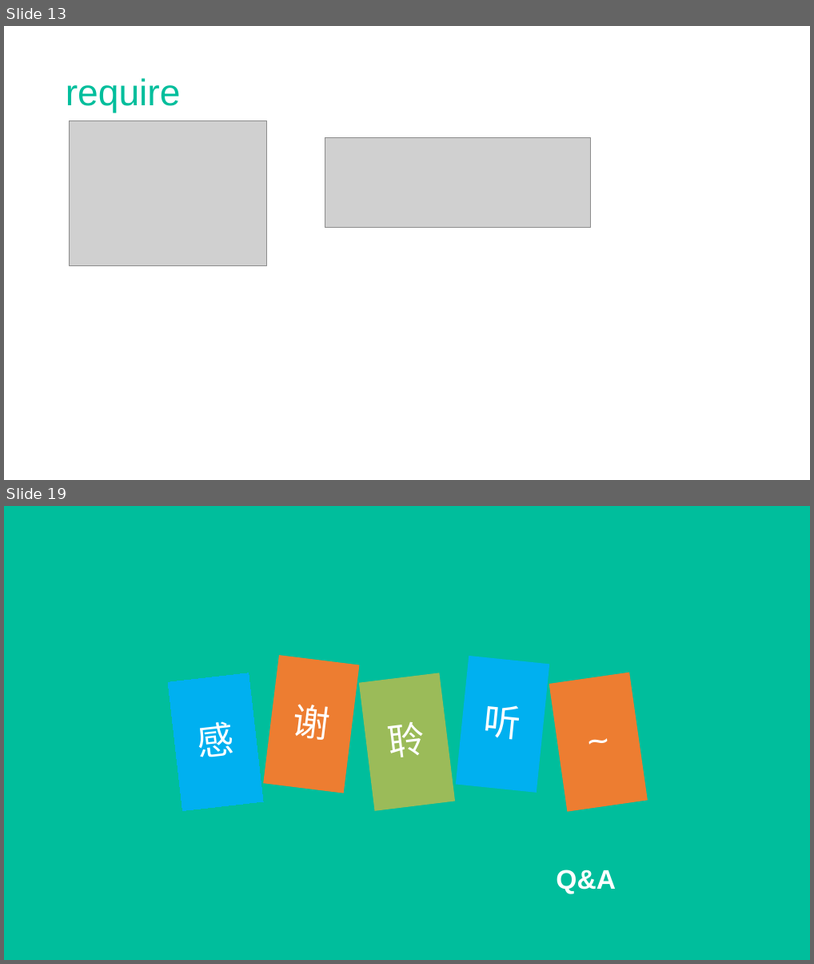
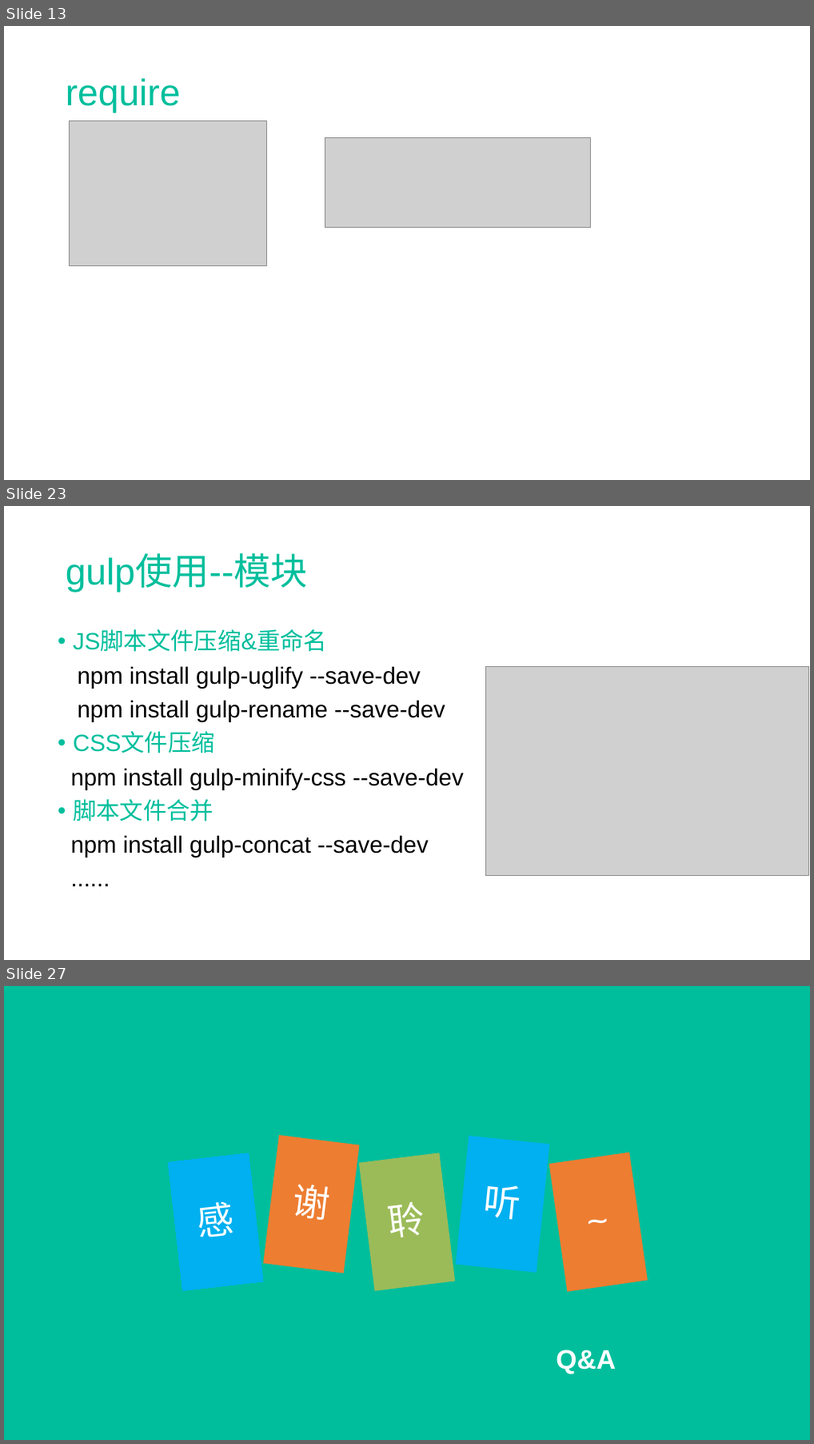
Before and after one commit to SiberianMark/travels, a slide deck: gulptest/nodejs.pptx. Shown one above the other, each under a label of ours: slides 13 and 19 before the commit, slides 13, 23 and 27 after it; the slides between them are not shown. The pictures are 814x964 and 814x1444 pixels, drawn with LibreOffice and Linux fonts; fonts in the diff are those of the drawing; grey boxes stand for pictures. Boxes give left, top, right and bottom in pixels: in the first picture for what was removed or moved away, otherwise in the second. Text is boxed around its words. In the diff, an @@ line names an element or a change of style, - is before the commit and + after.

```diff
--- a/gulptest/nodejs.pptx
+++ b/gulptest/nodejs.pptx
@@ slide 23 added at box(4, 506, 810, 960), background #FFFFFF @@
@@ text added at box(66, 555, 308, 592), 44 pt, text #00BE9C @@
+gulp使用--模块
@@ text added at box(71, 631, 464, 857), 28 pt, text #000000 @@
+• JS脚本文件压缩&重命名
+npm install gulp-uglify --save-dev
+npm install gulp-rename --save-dev
+• CSS文件压缩
+npm install gulp-minify-css --save-dev
+• 脚本文件合并
+npm install gulp-concat --save-dev
+......
@@ picture added at box(486, 666, 810, 876) @@
@@ what was slide 19 is now slide 27 @@
```
Also in this commit, not shown: 10 slides changed, 10 other slides added, 6 other files.
